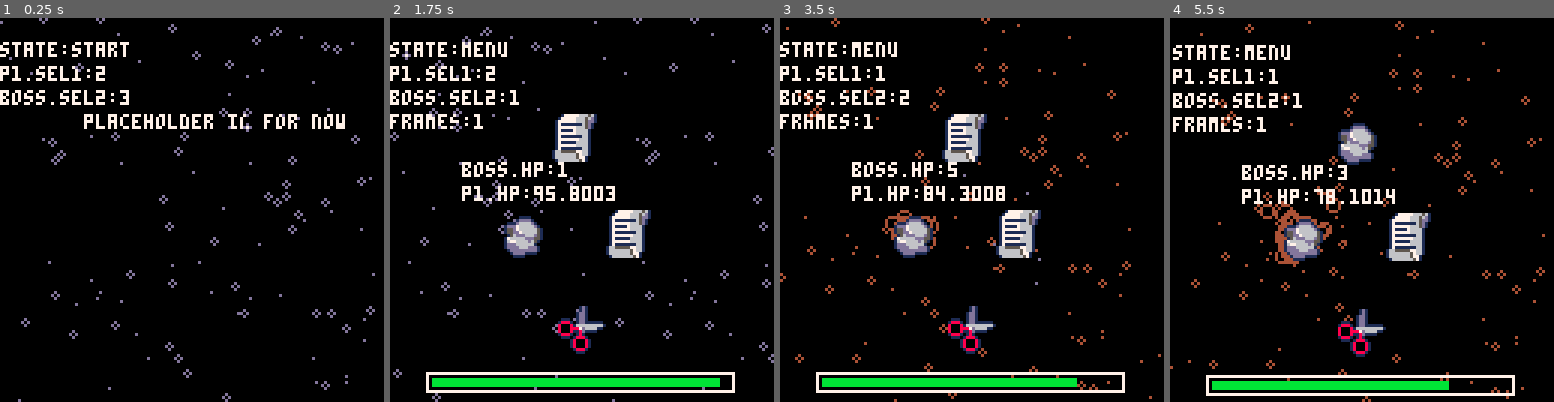
Above: before the commit, frames 1-4 (left to right).
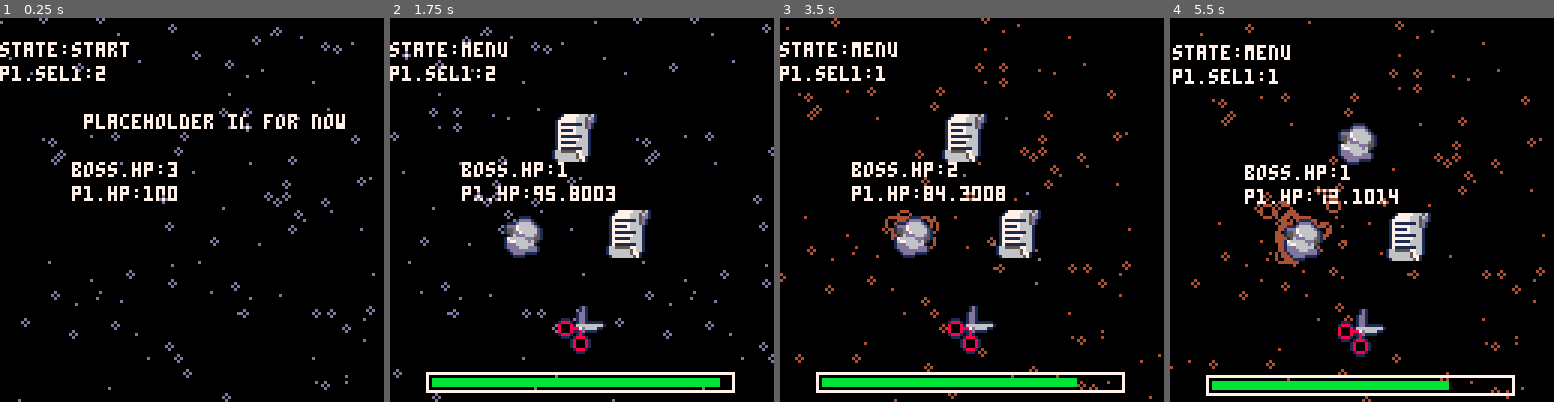
Above: after the commit, the same moments.

Repository: haarshmap/scissors-8
Game: PICO-8 cartridge game.p8
The game is run twice, just before and just after one commit, with the same random seed, the same clock (stepped at 60 frames per second) and the same inputs.
Inputs:
- Up to frame 1 (0.25 s): no input
- Up to frame 2 (1.75 s): tap X (X key) at 0.33, 1.07 s; tap O (Z key) at 0.7, 1.7 s; hold Right from 1.6 s (still down)
- Up to frame 3 (3.5 s): tap X (X key) at 1.85, 2.97 s; release Right at 2.1 s; tap O (Z key) every 0.4 s from 2.1 to 3.3 s; hold Up 2.15-2.42 s; hold Right 2.47-3.03 s; hold Left from 3.08 s (still down)
- Up to frame 4 (5.5 s): release Left at 3.58 s; hold Down 3.63-3.97 s; tap O (Z key) every 0.4 s from 3.7 to 5.3 s; hold Right 4.02-4.68 s; tap X (X key) at 4.08, 5.2 s; hold Up 4.73-5.03 s; hold Left from 5.08 s (still down)

The runs differ from the first frame. In frame 1, 1.4% of the frame differs, in the area x 0-47%, y 18-48%; in frame 2, 1.0%; in frame 3, 1.0%; in frame 4, 2.3%, in the area x 0-60%, y 19-49%.

Commit message:
debug function and sorting folders

Diff:
--- a/game.p8
+++ b/game.p8
@@ -159,9 +159,7 @@
 //draw
 function drw_sg()
  cls()
- print("state:"..state,0,8,7)
- print("p1.sel1:"..p1.sel1,0,16,7)
- print("boss.sel2:"..boss.sel2,0,24,7)
+ debug(state,p1.sel1,p1.hp,boss.sel2,boss.hp2)
 
 	print("placeholder ig for now",28,32,7)
  doshake()
@@ -171,10 +169,7 @@
 
 function drw_mg()
  cls()
- print("state:"..state,0,8,7)
- print("p1.sel1:"..p1.sel1,0,16,7)
- print("boss.sel2:"..boss.sel2,0,24,7)
- print("frames:"..arr[flr(n)],0,32,7)
+ debug(state,p1.sel1,p1.hp,boss.sel2,boss.hp2)
 
  doshake()
 	draw_stars()
@@ -198,10 +193,6 @@
  spr(r.n,r.px,r.py+sin(t/30),r.w,r.h)
  spr(p.n,p.px,p.py+sin(t/30),p.w,p.h)
  spr(s.n,s.px,s.py+sin(t/30),s.w,s.h)
-
- print("p1.hp:"..p1.hp,24,56,7)
- print("boss.hp:"..boss.hp,24,48,7)
-
 
  drw_hp(rct1.x1,rct1.y1,rct1.x2,rct1.y2,p1.hp)
 
@@ -230,11 +221,7 @@
 	draw_stars()
  ani_stars(p1.sel1)
 
- print("state:"..state,0,8,7)
- print("p1.sel1:"..p1.sel1,0,16,7)
- print("p1.dmg:"..p1.dmg,0,24,7)
- print("boss.sel2:"..boss.sel2,0,32,7)
-
+ debug(state,p1.sel1,p1.hp,boss.sel2,boss.hp2)
 
  spr(r.n,r.px,r.py+sin(t/30),r.w,r.h)
  spr(p.n,p.px,p.py+sin(t/30),p.w,p.h)
@@ -245,12 +232,7 @@
 
 function drw_end()
  cls()
- print("state:"..state,0,8,7)
- print("p1.sel1:"..p1.sel1,0,16,7)
- print("p1.dmg:"..p1.dmg,0,24,7)
- print("boss.sel2:"..boss.sel2,0,32,7)
  print("game over",76,76,7)
-
 end
 
 -->8
@@ -500,6 +482,15 @@
  rectfill(x1+2,y1+2,x1+2+barw,y2-2,11)
 end
 
+function debug(state, sel1, hp1, hp2, sel2)
+ print("state:"..state,0,8,7)
+ print("p1.sel1:"..sel1,0,16,7)
+ print("p1.hp:"..hp1,24,56,7)
+ print("boss.hp:"..hp2,24,48,7)
+ if sel2 != nil then
+  print("boss.sel2:"..sel2,0,32,7)
+ end
+end
 __gfx__
 000000000000000000000000000177777666561000000001d1000000000000000000000000000000000000000000000000000000000000000000000000000000
 0000000000000000000000000017777766656d1000000001d1000000000000000000000000000000000000000000000000000000000000000000000000000000
Renamed: ani.p8 -> prototypes/ani.p8
Renamed: draw.p8 -> prototypes/draw.p8
Renamed: part.p8 -> prototypes/part.p8
Renamed: test.p8 -> prototypes/test.p8
